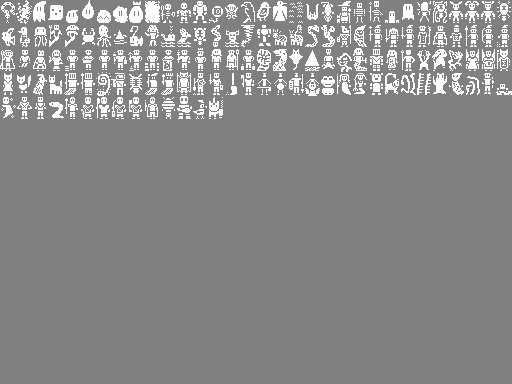
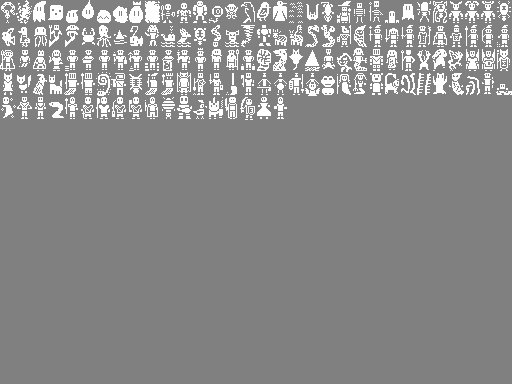
Comparing the layer stacks of the two 512×384 images. Changes:
painted on "Background" over [225, 97, 287, 120]
